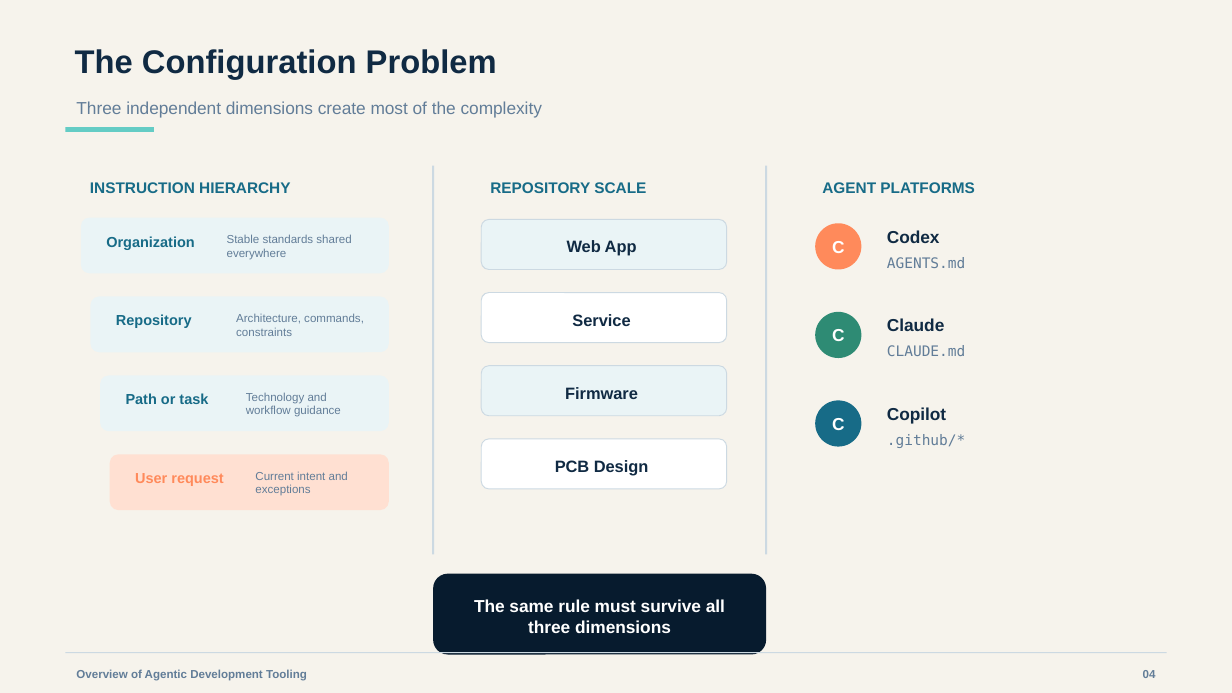
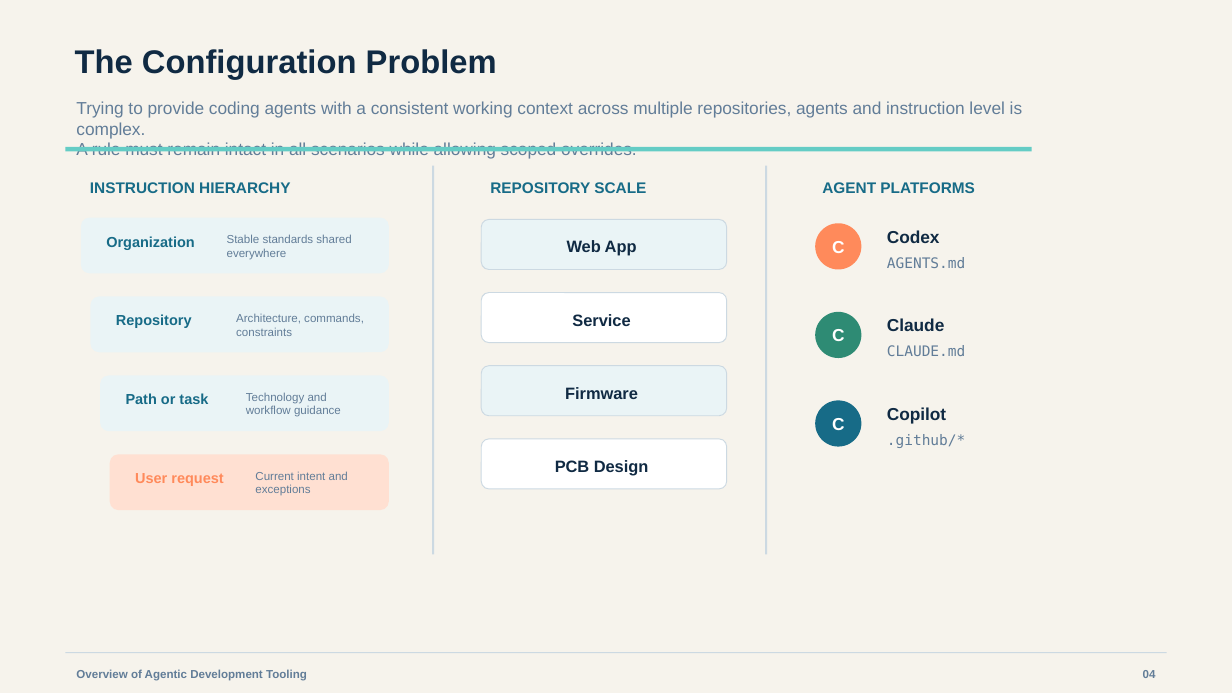
Before and after one commit to Starbender-Systems/engineering-standards, a slide deck: slide 2 of docs/presentations/development-tooling-v2.pptx. Drawn at 1232x693 pixels with LibreOffice and Linux fonts; fonts in the diff are those of the drawing. Boxes give left, top, right and bottom in pixels: in the first picture for what was removed or moved away, otherwise in the second. Text is boxed around its words. In the diff, an @@ line names an element or a change of style, - is before the commit and + after.

Commit message:
Updated presentation

```diff
--- a/docs/presentations/development-tooling-v2.pptx
+++ b/docs/presentations/development-tooling-v2.pptx
@@ text at [76,101,1023,155]: text changed @@
-Three independent dimensions create most of the complexity
+Trying to provide coding agents with a consistent working context across multiple repositories, agents and instruction level is complex.
+A rule must remain intact in all scenarios while allowing scoped overrides.
@@ rectangle: place and size @@
-rectangle at [66,128,154,132]
+rectangle at [66,147,1032,152]
@@ rounded rectangle removed at [433,574,766,655] @@
@@ text removed at [474,599,725,633] @@
-The same rule must survive all three dimensions
```
Also in this commit, not shown: 10 other slides changed.
